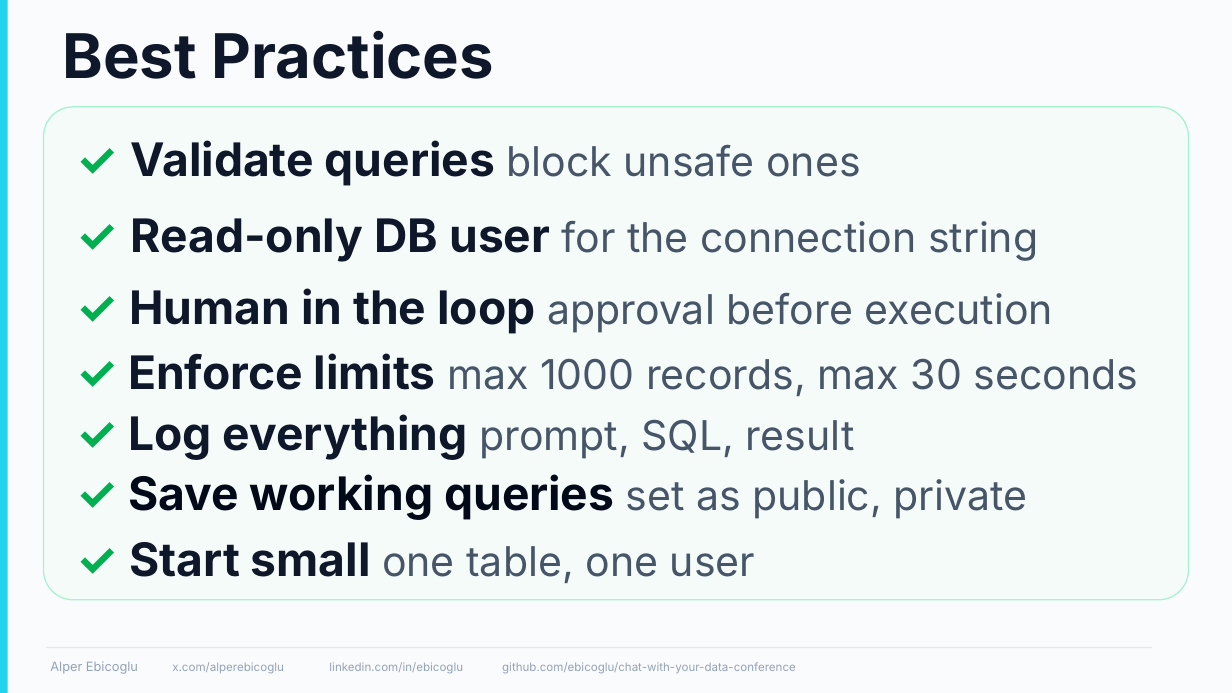
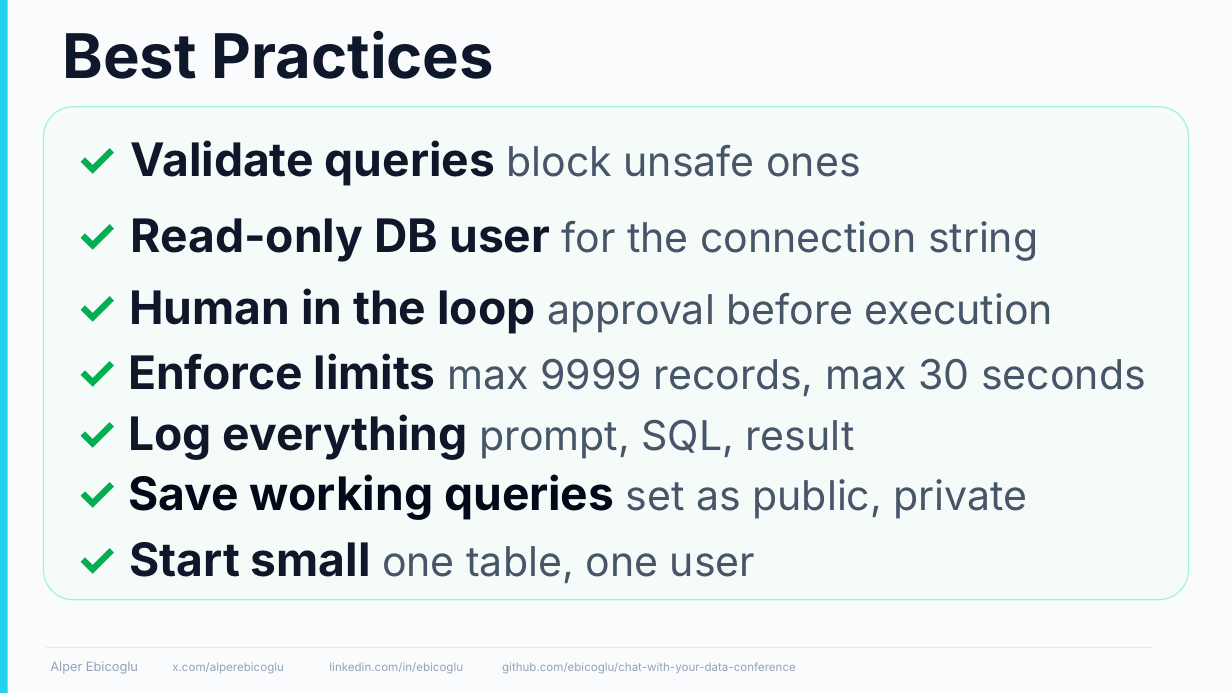
Before and after one commit to ebicoglu/chat-with-your-data-conference, a slide deck: slide 23 of Presentation.pptx (slide 21 before the commit). Drawn at 1232x693 pixels with LibreOffice and Linux fonts; fonts in the diff are those of the drawing; background and template pictures are left out. Boxes give left, top, right and bottom in pixels: in the first picture for what was removed or moved away, otherwise in the second. Text is boxed around its words. In the diff, an @@ line names an element or a change of style, - is before the commit and + after.

```diff
--- a/Presentation.pptx
+++ b/Presentation.pptx
@@ text in rounded rectangle at <box>128,353,1146,396</box>: text changed @@
-✓ Enforce limits max 1000 records, max 30 seconds
+✓ Enforce limits max 9999 records, max 30 seconds
```
Also in this commit, not shown: 4 other slides changed, 2 slides added.
